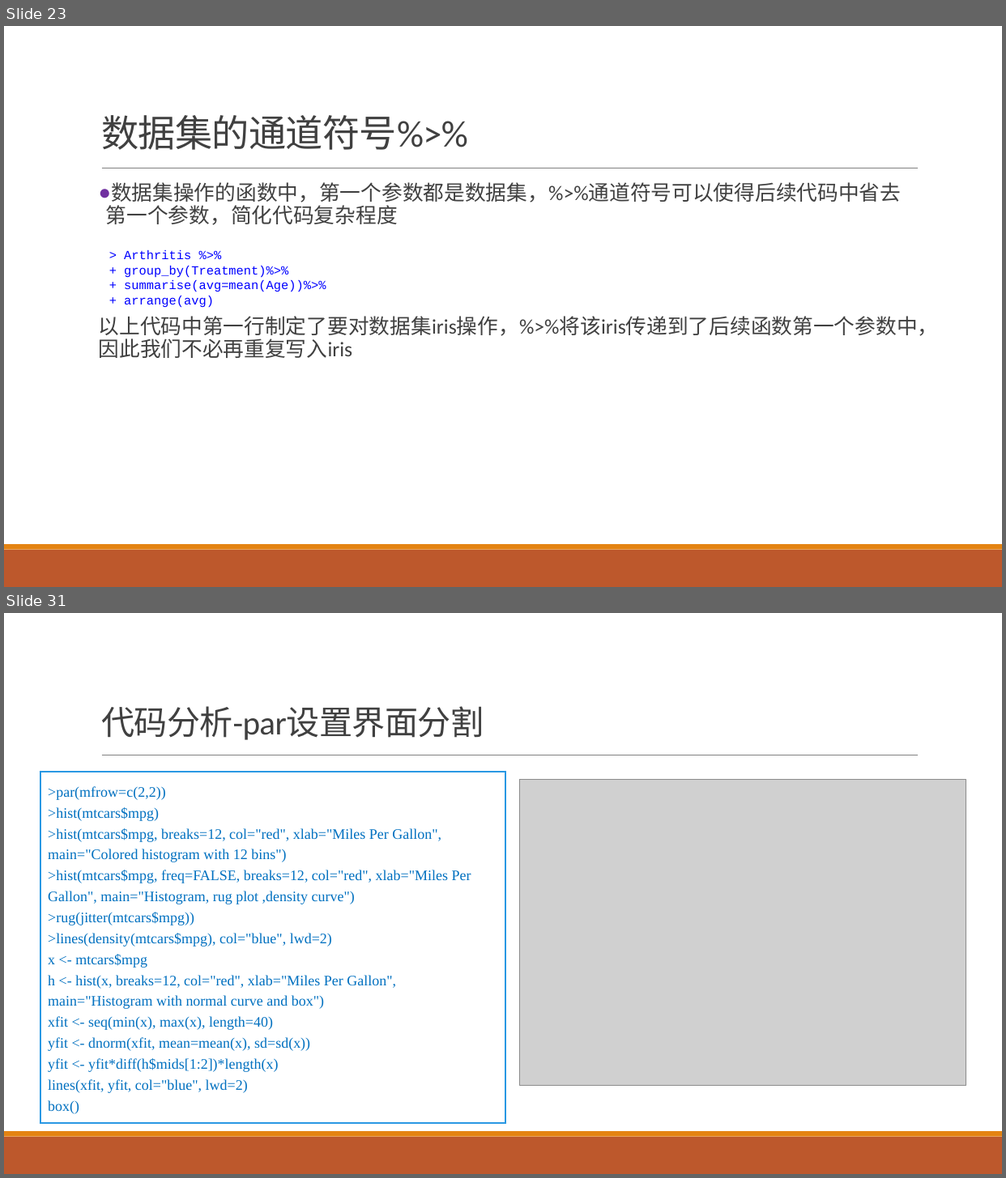
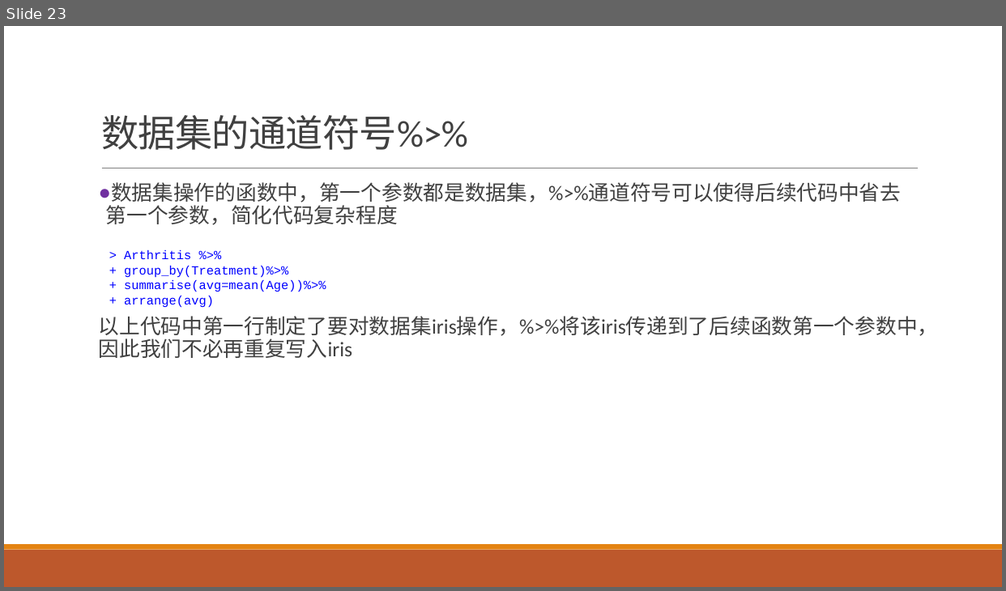
Before and after one commit to exoplanetX/DataAnalytics, a slide deck: 实验3-探索性分析.pptx. Shown one above the other, each under a label of ours: slides 23 and 31 before the commit, slide 23 after it; the slides between them are not shown. The pictures are 1006x1178 and 1006x591 pixels, drawn with LibreOffice and Linux fonts; fonts in the diff are those of the drawing; grey boxes stand for pictures. Boxes give left, top, right and bottom in pixels: in the first picture for what was removed or moved away, otherwise in the second. Text is boxed around its words. In the diff, an @@ line names an element or a change of style, - is before the commit and + after.

```diff
--- a/实验3-探索性分析.pptx
+++ b/实验3-探索性分析.pptx
@@ slide 31 removed at bbox=[4, 613, 1002, 1174], background #FFFFFF; not listed: 3 template elements that a slide beside it also shows @@
@@ title removed at bbox=[101, 706, 484, 740] @@
-代码分析-par设置界面分割
@@ rectangle removed at bbox=[40, 772, 505, 1123] @@
->par(mfrow=c(2,2))
->hist(mtcars$mpg)
->hist(mtcars$mpg, breaks=12, col="red", xlab="Miles Per Gallon", main="Colored histogram with 12 bins")
->hist(mtcars$mpg, freq=FALSE, breaks=12, col="red", xlab="Miles Per Gallon", main="Histogram, rug plot ,density curve")
->rug(jitter(mtcars$mpg))
->lines(density(mtcars$mpg), col="blue", lwd=2)
-x <- mtcars$mpg
-h <- hist(x, breaks=12, col="red", xlab="Miles Per Gallon", main="Histogram with normal curve and box")
-xfit <- seq(min(x), max(x), length=40)
-yfit <- dnorm(xfit, mean=mean(x), sd=sd(x))
-yfit <- yfit*diff(h$mids[1:2])*length(x)
-lines(xfit, yfit, col="blue", lwd=2)
-box()
@@ picture removed at bbox=[519, 779, 966, 1085] @@
```
Also in this commit, not shown: 1 slide changed, 8 other slides removed, 4 other files.
